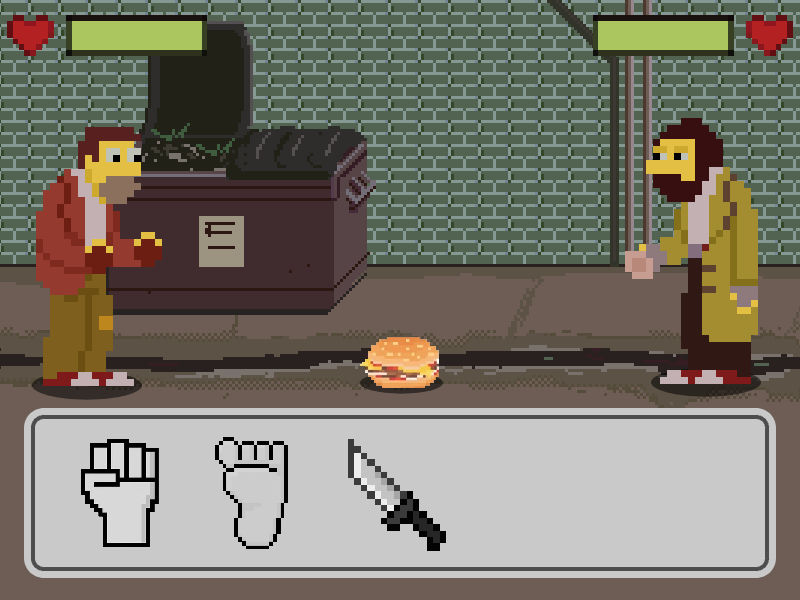
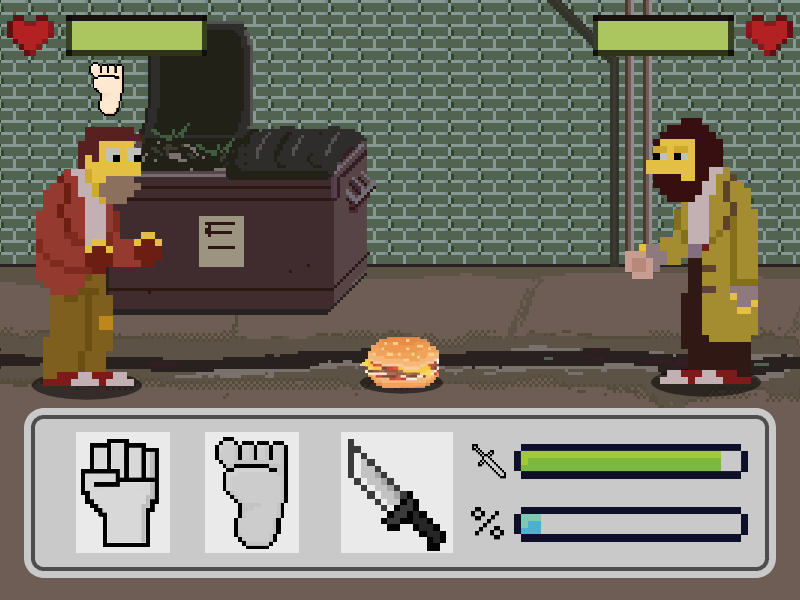
Revision of a layered 800px x 600px image; what changed, layer by layer:
added layer "Layer 16" above "Stab" over bbox(89, 62, 124, 116)
added group "Stab" with 4 layers above "Kick" over bbox(471, 444, 748, 542)
added layer "Sword" (1st of 4, in "Stab") in group "Stab" over bbox(472, 444, 506, 478)
added layer "Green" (1st of 4, in "Stab") in group "Stab" over bbox(514, 444, 748, 479)
added layer "Blue" (1st of 4, in "Stab") in group "Stab" over bbox(514, 507, 748, 542)
added layer "%" (1st of 4, in "Stab") in group "Stab" over bbox(471, 507, 504, 539)
added layer "Layer 14 copy 2" above "Layer 14 copy" over bbox(341, 432, 453, 553)
added layer "Layer 14 copy" above "Layer 14" over bbox(205, 432, 299, 553)
added layer "Layer 14" above "Cheeseburger" over bbox(76, 432, 170, 553)
